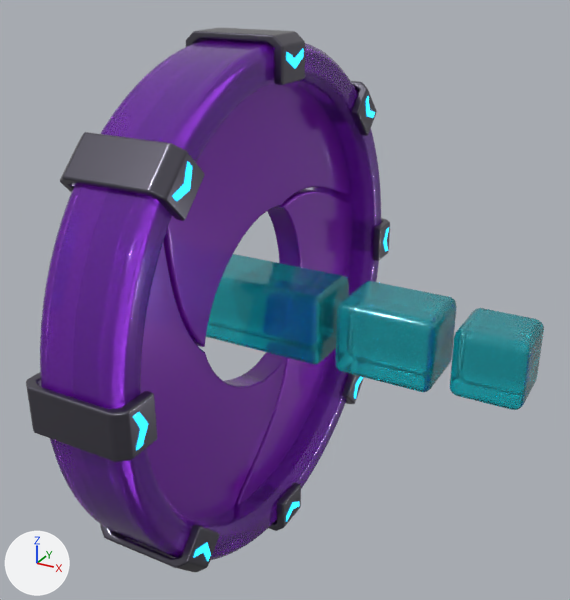
The glTF model deploycli/awsicons/models/aws/api-gateway.glb, before and after one commit.
Rendered twice from a camera (50 mm lens) standing at (1.61, -2.62, 1.35) and looking at (0.19, -0.03, 0.06). Every picture has the same lights, and +X, +Y and +Z are marked at lower left. The older version comes first. Where no turn or scale is listed for an object, it has been applied to the vertices.

Names of what the first picture shows: 'Aperture rim', 'Iris blade 01', 'Iris blade 02', 'Iris blade 03', 'Packet - cube', 'Packet - entering', 'Packet - stretching', 'Titanium clasp 01', 'Titanium clasp 02', 'Titanium clasp 06', 'Titanium clasp 07', 'Titanium clasp 08' and 11 more.
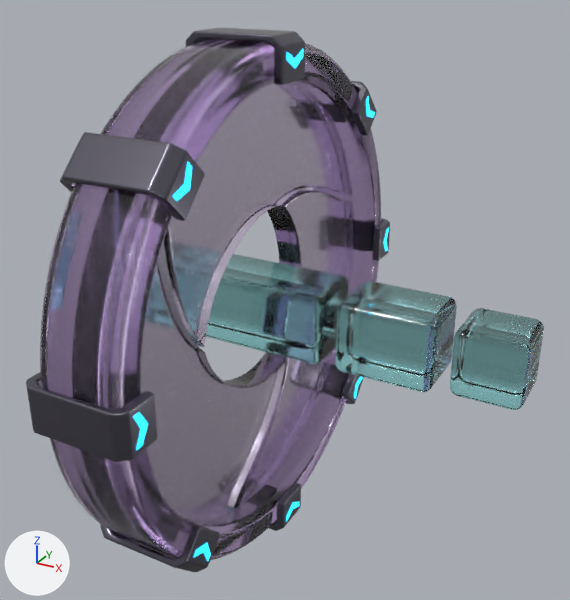
Where the change shows, as pixel boxes (x1, y1, x2, y2) in the pictures (570 x 600 px):
'Aperture rim', recoloured, surface changed: (40, 39, 381, 560) in both
'Iris blade 01', recoloured, surface changed: (164, 83, 350, 347) in both
'Iris blade 03', recoloured, surface changed: (141, 241, 286, 519) in both
'Packet - entering', recoloured, surface changed: (206, 254, 349, 364) in both
'Packet - stretching', recoloured, surface changed: (335, 281, 457, 392) in both
'Iris blade 02', recoloured, surface changed: (236, 189, 352, 504) in both
'Packet - cube', recoloured, surface changed: (450, 308, 544, 410) in both

The change, as a list of edits to the scene's bpy script:
```text
Change mat_polished_amethyst_glass:
    settings of these nodes change
Change mat_violet_iris_glass:
    mat_violet_iris_glass.metallic: 0.16 -> 0.0
    mat_violet_iris_glass.base_color: (0.3, 0.014, 0.64) -> (0.88, 0.77, 1.0)  # purple #951fd1 -> pale blue #f1e3ff
    mat_violet_iris_glass.roughness: 0.17 -> 0.09
    mat_violet_iris_glass.ior: 1.47 -> 1.48
    mat_violet_iris_glass.transmission_weight: 0.44 -> 1.0
    mat_violet_iris_glass.coat_weight: 0.35 -> 0.28
Change mat_cyan_optical_glass:
    mat_cyan_optical_glass.metallic: 0.05 -> 0.0
    mat_cyan_optical_glass.base_color: (0.014, 0.73, 0.84) -> (0.45, 0.96, 0.99)  # cyan #1fdeec -> cyan #b3fafe
    mat_cyan_optical_glass.ior: 1.47 -> 1.48
    mat_cyan_optical_glass.transmission_weight: 0.78 -> 1.0
```
